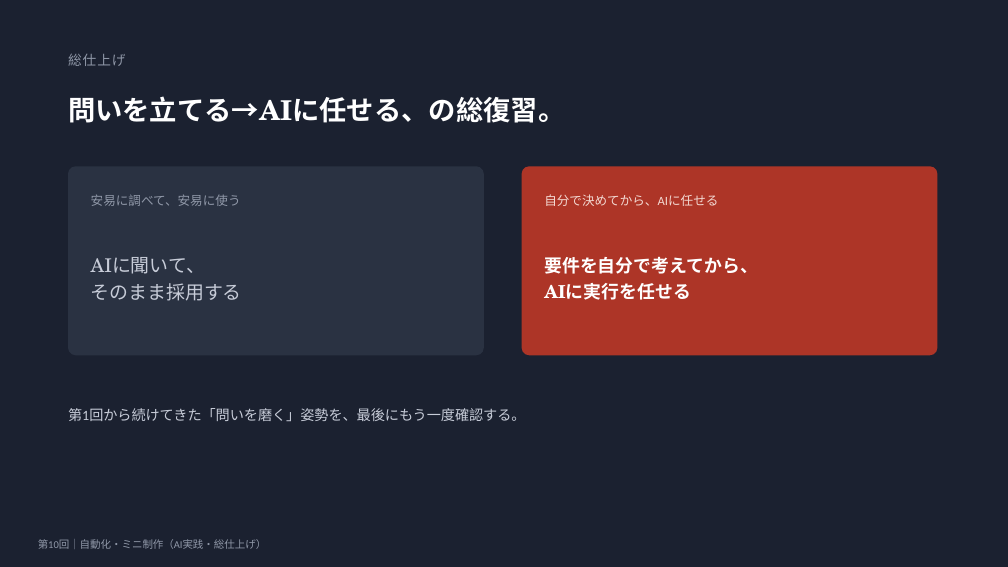
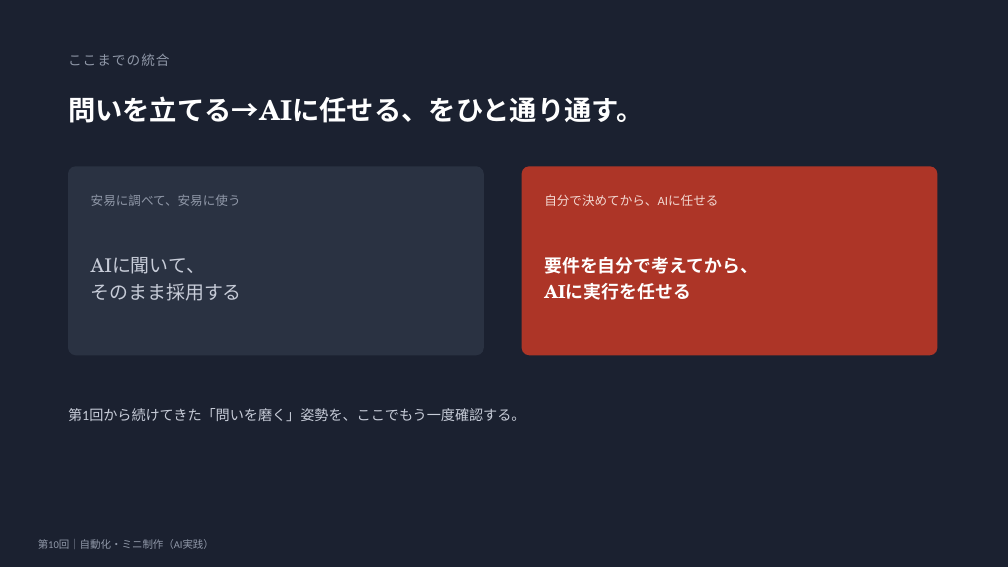
Before and after one commit to Todo2023/my-ai-agent, a slide deck: slide 4 of docs/slides/lesson-10.pptx. Drawn at 1008x567 pixels with LibreOffice and Linux fonts; fonts in the diff are those of the drawing. Boxes give left, top, right and bottom in pixels: in the first picture for what was removed or moved away, otherwise in the second. Text is boxed around its words. In the diff, an @@ line names an element or a change of style, - is before the commit and + after.

```diff
--- a/docs/slides/lesson-10.pptx
+++ b/docs/slides/lesson-10.pptx
@@ text at <box>68,54,170,66</box>: text changed @@
-総仕上げ
+ここまでの統合
@@ text at <box>68,96,644,123</box>: text changed @@
-問いを立てる→AIに任せる、の総復習。
+問いを立てる→AIに任せる、をひと通り通す。
@@ text at <box>68,408,526,421</box>: text changed @@
-第1回から続けてきた「問いを磨く」姿勢を、最後にもう一度確認する。
+第1回から続けてきた「問いを磨く」姿勢を、ここでもう一度確認する。
@@ text at <box>38,539,214,549</box>: text changed @@
-第10回｜自動化・ミニ制作（AI実践・総仕上げ）
+第10回｜自動化・ミニ制作（AI実践）
```
Also in this commit, not shown: 5 other slides changed, 1 other file.
